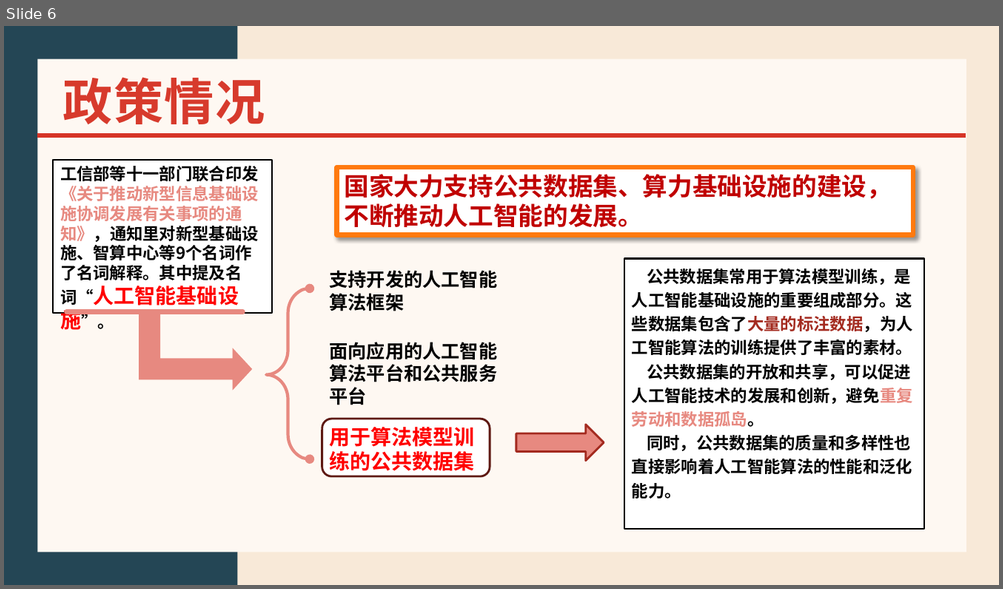
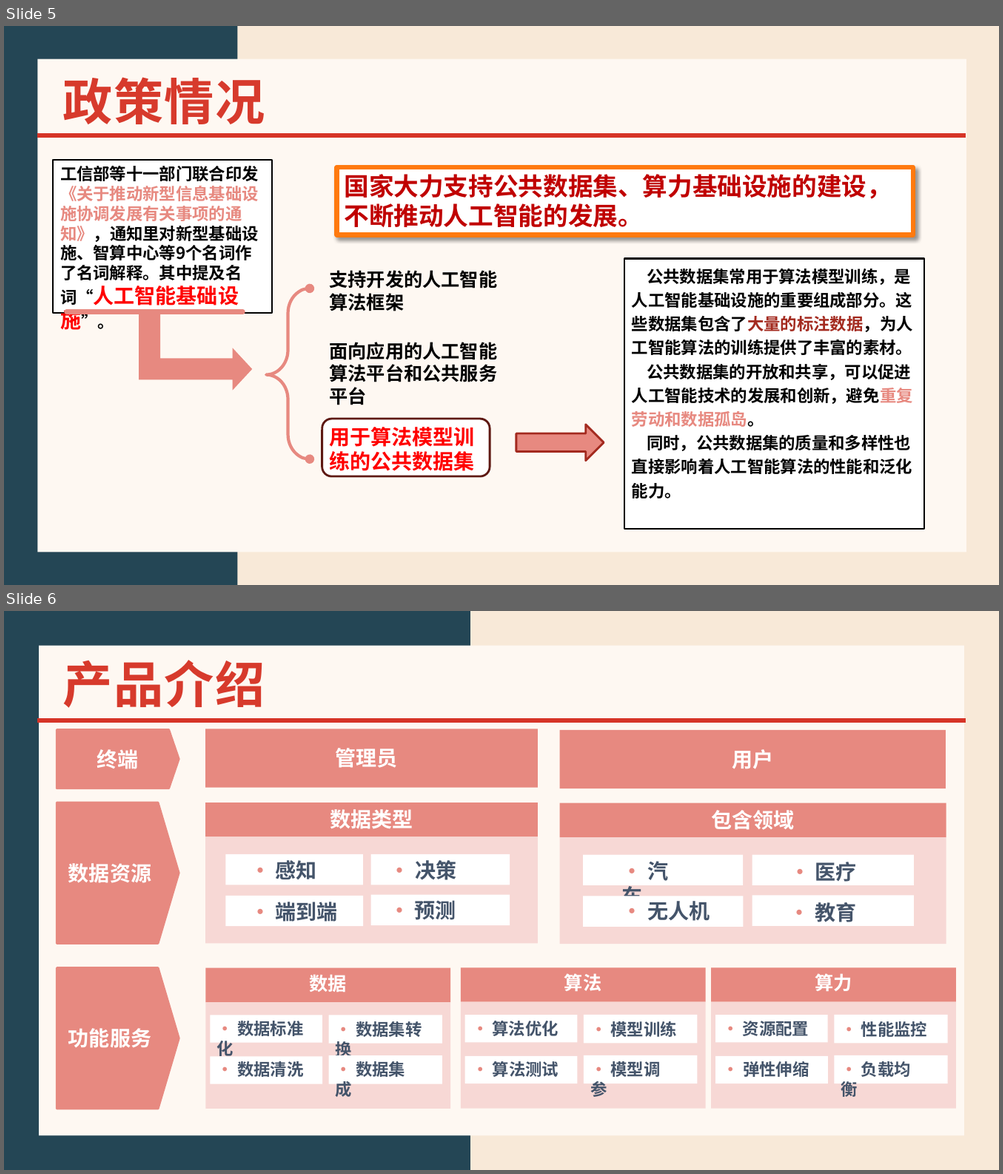
Before and after one commit to Data-Science-Tech/UniDataTeam, a slide deck: UniData.pptx. Shown one above the other, each under a label of ours: slide 6 before the commit, slides 5 and 6 after it. The pictures are 1003x589 and 1003x1174 pixels, drawn with LibreOffice and Linux fonts; fonts in the diff are those of the drawing. Boxes give left, top, right and bottom in pixels: in the first picture for what was removed or moved away, otherwise in the second. Text is boxed around its words. In the diff, an @@ line names an element or a change of style, - is before the commit and + after.

Commit message:
+产品介绍

```diff
--- a/UniData.pptx
+++ b/UniData.pptx
@@ slide 6 added at (4, 611, 999, 1170), background #F8E9D8 @@
@@ rectangle added at (4, 611, 470, 1170), fill #244655 @@
@@ rectangle added at (39, 645, 965, 1136), fill #FEF8F2 @@
@@ title added at (63, 660, 265, 708), 48 pt, text #D73A2C, bold @@
+产品介绍
@@ line added from (37, 721) to (966, 721), #D63527 4.5 pt @@
@@ pentagon arrow added at (57, 729, 179, 789), fill #E78980, outline #E78980 2 pt @@
@@ rectangle added at (205, 729, 538, 788), fill #E78980 @@
@@ rectangle added at (560, 730, 945, 789), fill #E78980 @@
@@ text added at (97, 749, 139, 769), 20 pt, text #FFFFFF, bold @@
+终端
@@ text added at (335, 748, 397, 768), 20 pt, text #FFFFFF, bold @@
+管理员
@@ text added at (731, 749, 773, 769), 20 pt, text #FFFFFF, bold @@
+用户
@@ pentagon arrow added at (57, 803, 179, 944), fill #E78980, outline #E78980 2 pt @@
@@ text added at (68, 863, 151, 883), 20 pt, text #FFFFFF, bold @@
+数据资源
@@ group added at (205, 803, 538, 944): 6 rectangles, 5 texts @@
+数据类型
+· 感知
+· 决策
+· 端到端
+· 预测
@@ group added at (560, 803, 946, 945): 6 rectangles, 5 texts @@
+包含领域
+· 汽车
+· 医疗
+· 无人机
+· 教育
@@ pentagon arrow added at (57, 968, 179, 1110), fill #E78980, outline #E78980 2 pt @@
@@ text added at (68, 1028, 151, 1048), 20 pt, text #FFFFFF, bold @@
+功能服务
@@ group added at (205, 968, 450, 1110): 6 rectangles, 5 texts @@
+数据
+· 数据标准化
+· 数据集转换
+· 数据清洗
+· 数据集成
@@ group added at (461, 968, 706, 1110): 6 rectangles, 5 texts @@
+算法
+· 算法优化
+· 模型训练
+· 算法测试
+· 模型调参
@@ group added at (711, 968, 956, 1110): 6 rectangles, 5 texts @@
+算力
+· 资源配置
+· 性能监控
+· 弹性伸缩
+· 负载均衡
@@ what was slide 6 is now slide 5 @@
```
Also in this commit, not shown: 1 slide removed.
